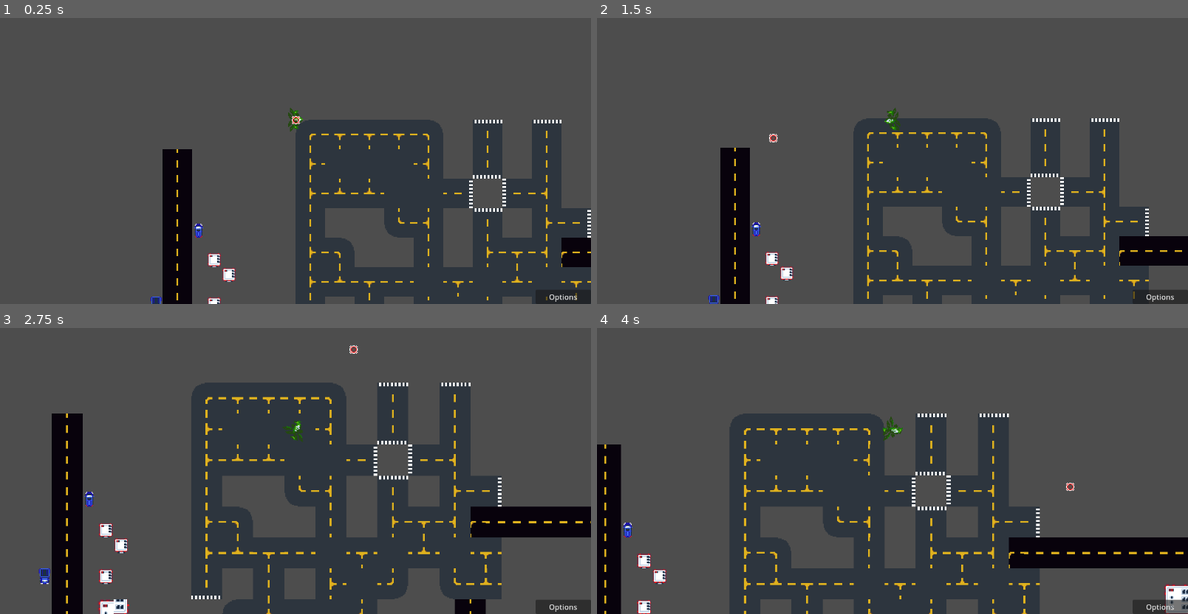
Above: before the commit, frames 1-4 (two rows, left to right).
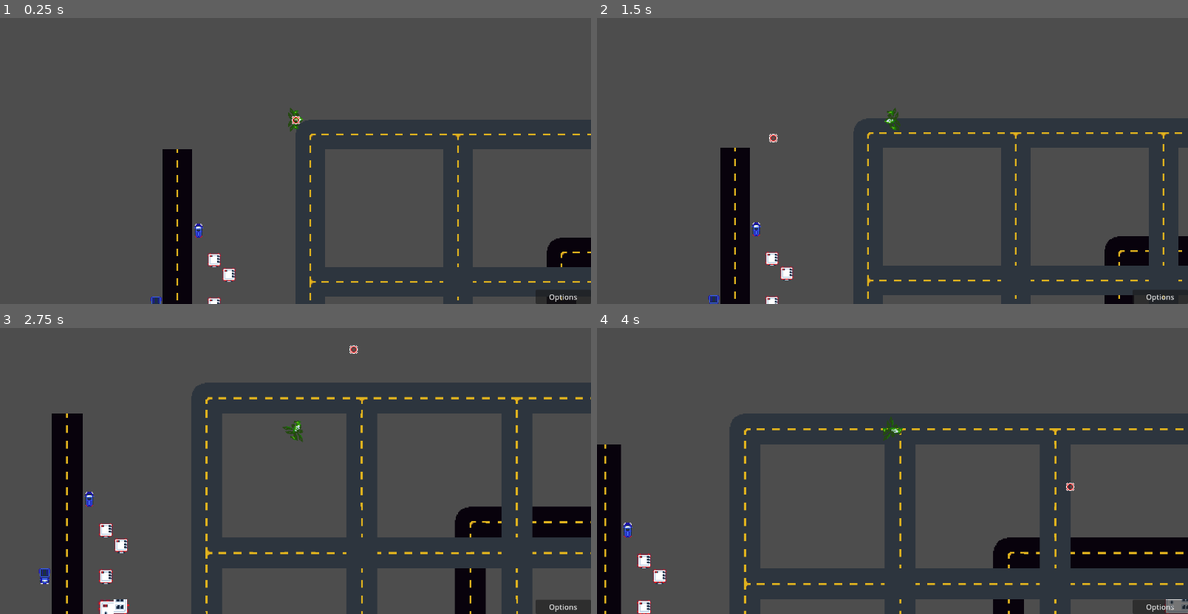
Above: after the commit, the same moments.

Repository: asoberbeck/mj6a
Game: Godot game, scene res://mockup.tscn
The game is run twice, just before and just after one commit, with the same random seed, the same clock (stepped at 60 frames per second) and the same inputs.
Inputs (mouse positions are in pixels of both pictures, inside the frame that each line leads up to):
- Up to frame 1 (0.25 s): no input
- Up to frame 2 (1.5 s): tap Enter at 0.5 s; move the mouse to (1022, 100) at 0.52 s; hold Right (ui_right) 0.53-1.28 s; hold Mouse wheel up (zoom_in) 0.53-1.28 s; move the mouse to (774, 138) at 1.27 s; hold Down (ui_down) from 1.28 s (still down); tap Mouse wheel down (zoom_out) at 1.35 s
- Up to frame 3 (2.75 s): move the mouse to (354, 348) at 2.02 s; release Down (ui_down) at 2.03 s; hold Right (ui_right) from 2.03 s (still down); hold Mouse wheel up (zoom_in) from 2.03 s (still down)
- Up to frame 4 (4 s): move the mouse to (862, 502) at 2.77 s; release Right (ui_right) at 2.78 s; release Mouse wheel up (zoom_in) at 2.78 s; hold Up (ui_up) 2.78-3.53 s; tap Mouse wheel down (zoom_out) at 2.85 s; move the mouse to (1069, 485) at 3.52 s; hold Left (ui_left) from 3.53 s (still down); hold Mouse wheel up (zoom_in) from 3.53 s (still down)

The runs differ from the first frame. In frame 1, 15% of the frame differs, in the area x 52-100%, y 35-100%; in frame 2, 19%; in frame 3, 26%, in the area x 32-100%, y 19-100%; in frame 4, 25%.

Commit message:
full road procgen

Diff:
--- a/road_tm.gd
+++ b/road_tm.gd
@@ -2,7 +2,7 @@
 
 @export var city_width := 11
 @export var city_height := 11
-@export var empty_plot_prob := 0.3
+@export var empty_plot_prob := 0.4
 
 @onready var tilemap = $"."
 var source_id = 0
@@ -63,7 +63,9 @@
 				Scon = city[x][y-1]
 				Econ = city[x+1][y]
 				Wcon = city[x-1][y]
-				city_tiles[x-1][y-1] = bool_array_to_binary([Ncon, Scon, Econ, Wcon])
+				var connects = [Ncon, Scon, Econ, Wcon]
+				city_tiles[x-1][y-1] = bool_array_to_binary(connects)
+
 
 	var idx2coord = []
 	for x in range(4):
@@ -71,10 +73,25 @@
 			idx2coord.append(Vector2i(x, y))
 	print(idx2coord)
 
+	var WlinkID = [2, 3, 6, 7, 10, 11, 14, 15]
+	var SlinkID = [8, 9, 10, 11, 12, 13, 14, 15]
+	var vert = Vector2i(3, 0)
+	var horz = Vector2i(0, 3)
+
 	for x in range(city_width - 1):
 		for y in range(city_height - 1):
 			var tileid = city_tiles[x][y]
-			tilemap.set_cell(Vector2i(x, y), source_id, idx2coord[tileid])
+			tilemap.set_cell(Vector2i(x * 5, y * 5), source_id, idx2coord[tileid])
+
+			if tileid in WlinkID:
+				for i in range(1, 5):
+					tilemap.set_cell(Vector2i(x*5 + i, y*5), source_id, horz)
+
+			if tileid in SlinkID:
+				for i in range(1, 5):
+					tilemap.set_cell(Vector2i(x*5, y*5 + i), source_id, vert)
+
+
 
 
 func pad_city(plan):
Not shown: 2 places in mockup.tscn that only renumber resources
